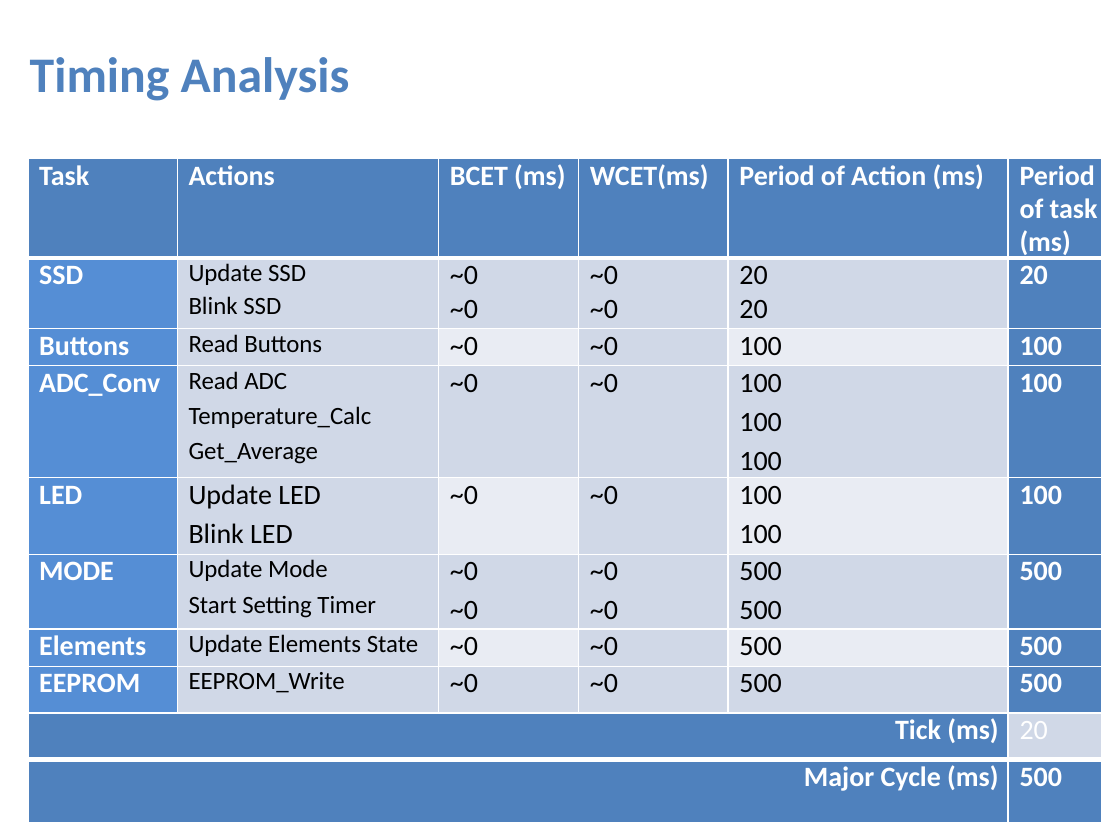
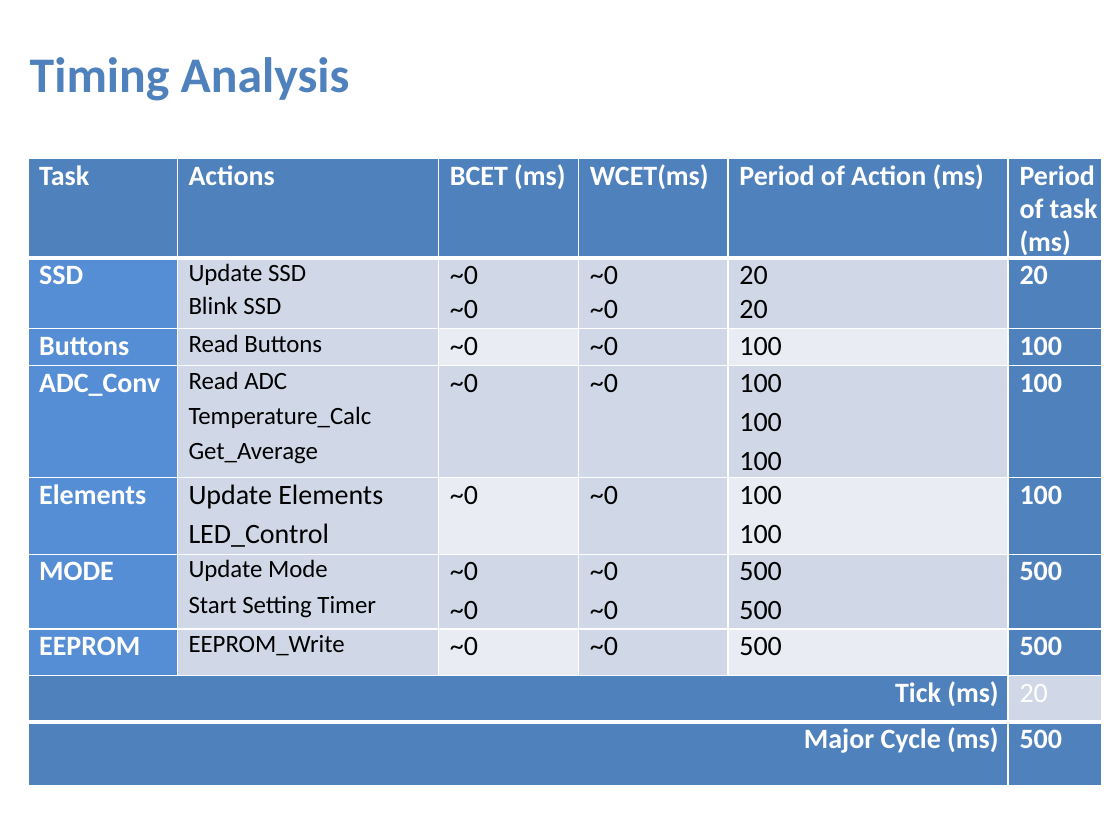
Before and after one commit to Abdelaziz-Sayed-Mohamed/water_heater, a slide deck: slide 3 of WaterHeater.pptx. Drawn at 1120x840 pixels with LibreOffice and Linux fonts; fonts in the diff are those of the drawing. Boxes give left, top, right and bottom in pixels: in the first picture for what was removed or moved away, otherwise in the second. Text is boxed around its words. In the diff, an @@ line names an element or a change of style, - is before the commit and + after.

```diff
--- a/WaterHeater.pptx
+++ b/WaterHeater.pptx
@@ table at [28, 159, 1100, 783] @@
-row 5, column 1: LED
+row 5, column 1: Elements
-row 5, column 2: Update LED / Blink LED
+row 5, column 2: Update Elements / LED_Control
-row 7: Elements | Update Elements State | ~0 | ~0 | 500 | 500
```
Also in this commit, not shown: 2 other slides changed, 6 other files.
